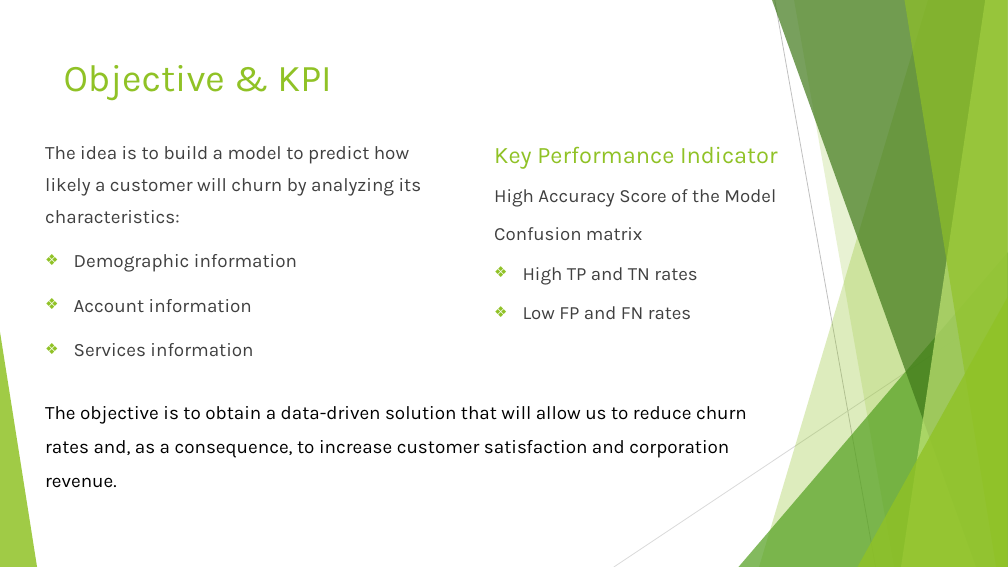
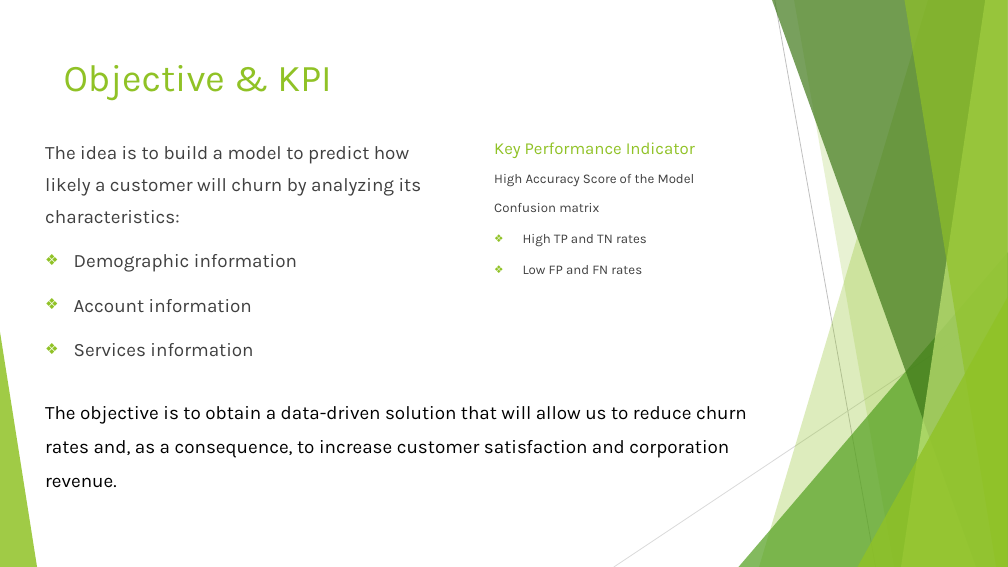
Before and after one commit to Prakul-github/Machine-Learning, a slide deck: slide 4 of Capstone_Project/Capstone project - Telecom Customer Churn.pptx. Drawn at 1008x567 pixels with LibreOffice and Linux fonts; fonts in the diff are those of the drawing. Boxes give left, top, right and bottom in pixels: in the first picture for what was removed or moved away, otherwise in the second. Text is boxed around its words. In the diff, an @@ line names an element or a change of style, - is before the commit and + after.

```diff
--- a/Capstone_Project/Capstone project - Telecom Customer Churn.pptx
+++ b/Capstone_Project/Capstone project - Telecom Customer Churn.pptx
@@ text "Key Performance Indicator" at bbox=[494, 142, 695, 274]: size 22.5 to 16 pt in "Key Performance Indicator"; size 17.8 to 12.7 pt in "High Accuracy Score of the Model", "Confusion matrix", "High TP and TN rates", "Low FP and FN rates" @@
```
Also in this commit, not shown: 2 other slides changed, 2 slides added.
